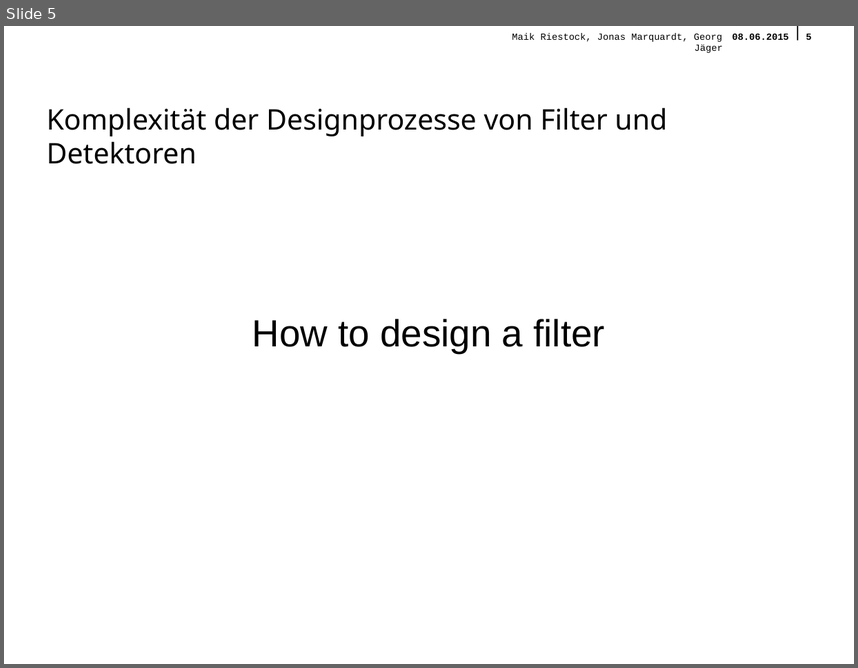
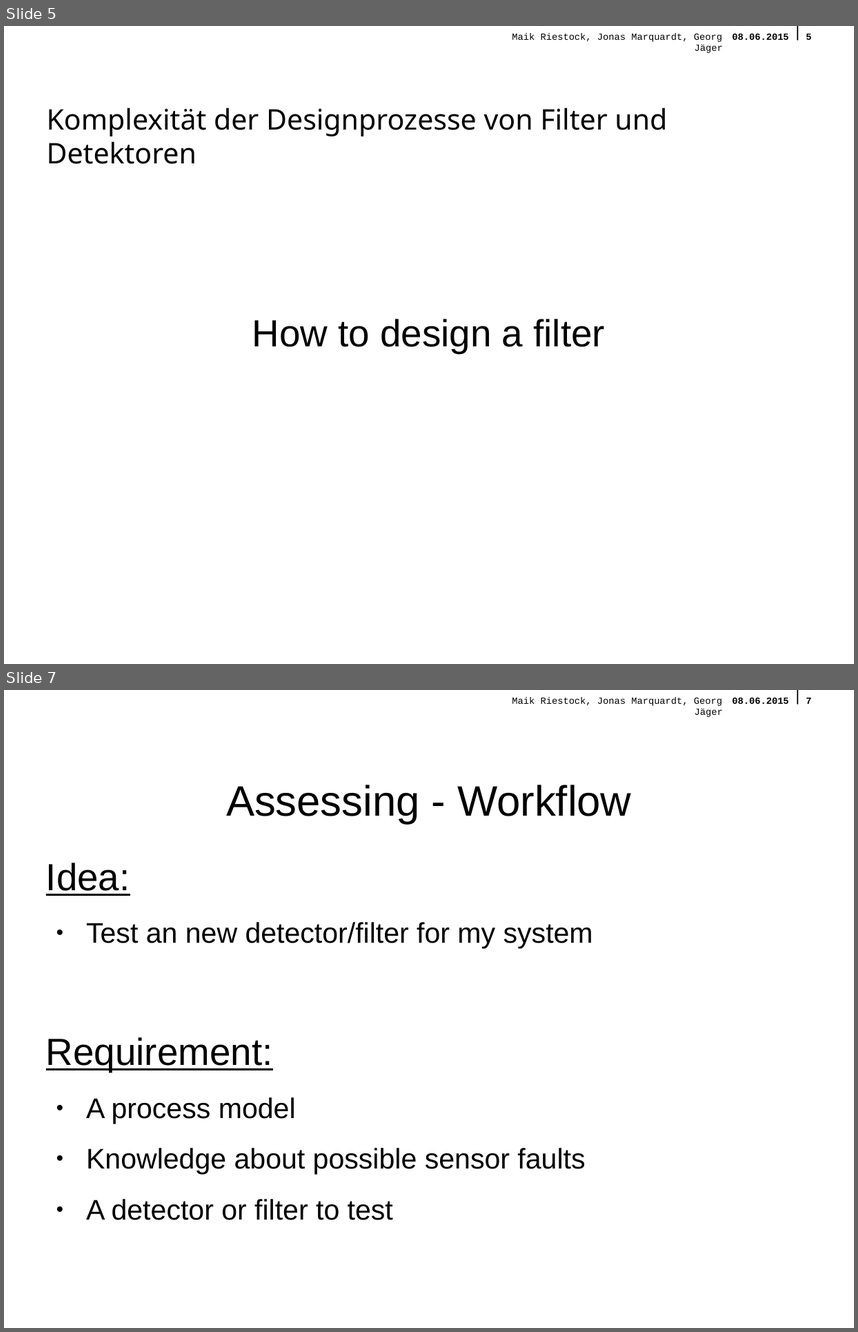
Before and after one commit to querquer/faultframework, a slide deck: Presentation/FinalePraesentationFramework.odp. Shown one above the other, each under a label of ours: slide 5 before the commit, slides 5 and 7 after it; the slides between them are not shown. The pictures are 858x668 and 858x1332 pixels, drawn with LibreOffice and Linux fonts; fonts in the diff are those of the drawing; background and template pictures are left out. Boxes give left, top, right and bottom in pixels: in the first picture for what was removed or moved away, otherwise in the second. Text is boxed around its words. In the diff, an @@ line names an element or a change of style, - is before the commit and + after.

```diff
--- a/Presentation/FinalePraesentationFramework.odp
+++ b/Presentation/FinalePraesentationFramework.odp
@@ slide 7 added at (4, 690, 854, 1328), background picture (left out); not listed: 4 template elements that a slide beside it also shows @@
@@ title added at (226, 785, 631, 824), 36 pt, text #000000 @@
+Assessing - Workflow
@@ text added at (46, 862, 593, 1220), 24 pt, text #000000 @@
+Idea:
+● Test an new detector/filter for my system
+Requirement:
+● A process model
+● Knowledge about possible sensor faults
+● A detector or filter to test
```
Also in this commit, not shown: 2 slides changed, 5 other slides added, 2 slides removed, 2 other files.
